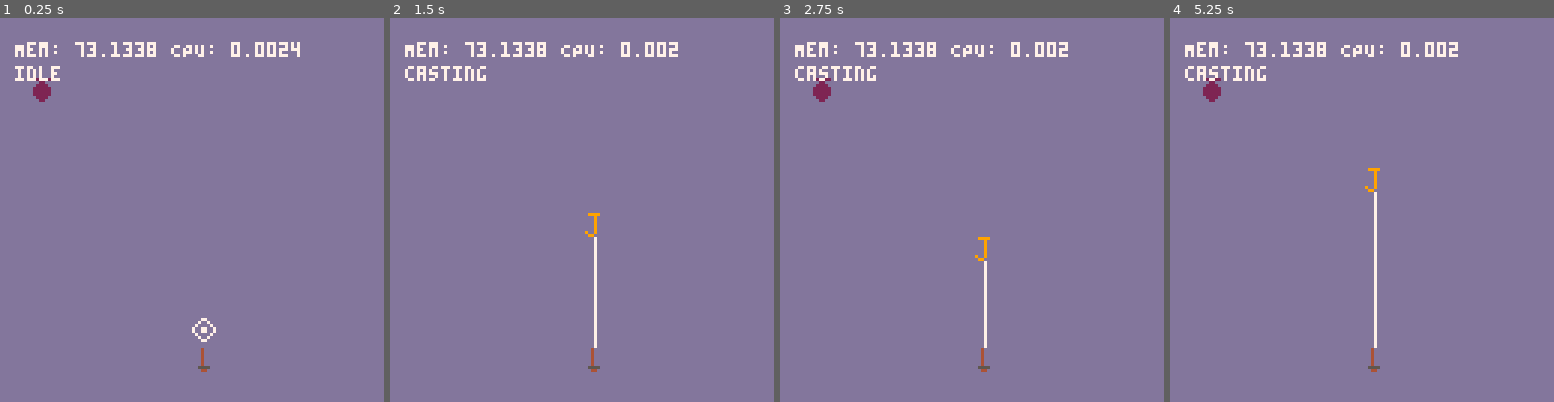
Above: before the commit, frames 1-4 (left to right).
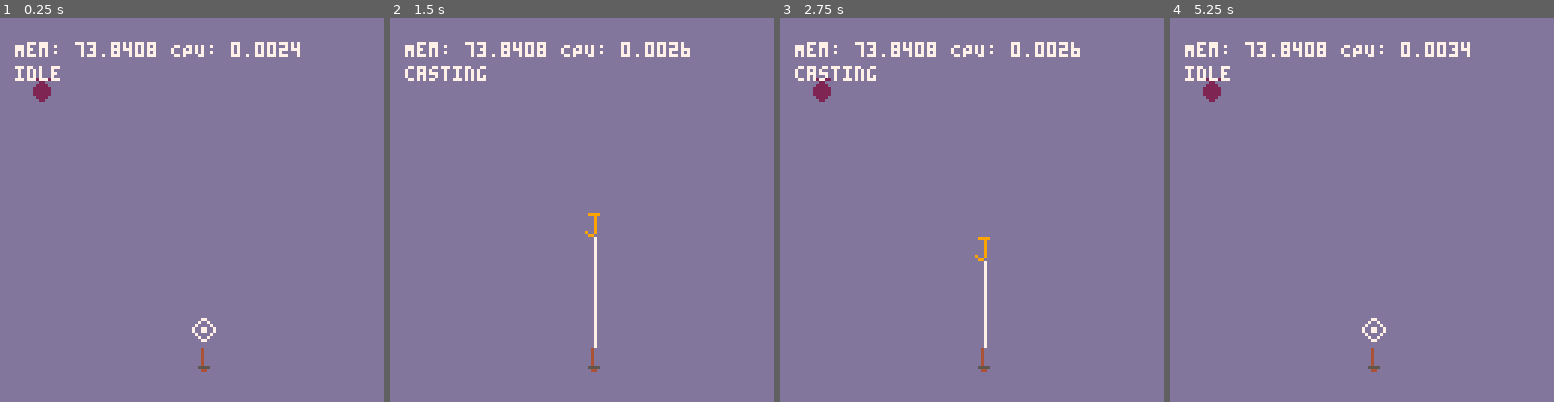
Above: after the commit, the same moments.

Repository: millwardesque/picofish
Game: PICO-8 cartridge fish.p8
The game is run twice, just before and just after one commit, with the same random seed, the same clock (stepped at 60 frames per second) and the same inputs.
Inputs:
- Up to frame 1 (0.25 s): no input
- Up to frame 2 (1.5 s): tap X (X key) at 0.33, 1.07 s; tap O (Z key) at 0.7 s
- Up to frame 3 (2.75 s): hold Right 1.6-2.1 s; tap O (Z key) at 1.7, 2.1, 2.5 s; tap X (X key) at 1.85 s; hold Up 2.15-2.42 s; hold Right from 2.47 s (still down)
- Up to frame 4 (5.25 s): tap O (Z key) every 0.4 s from 2.9 to 4.9 s; tap X (X key) at 2.97, 4.08, 5.2 s; release Right at 3.03 s; hold Left 3.08-3.58 s; hold Down 3.63-3.97 s; hold Right 4.02-4.68 s; hold Up 4.73-5.03 s; hold Left from 5.08 s (still down)

The runs differ from the first frame. In frame 1, 0.1% of the frame differs, in the area x 28-37%, y 6-11%; in frame 2, 0.2%; in frame 3, 0.2%; in frame 4, 1.0%, in the area x 3-79%, y 6-86%.

Commit message:
Added cast rotation limit and fixed cast-distance stop detection.

Diff:
--- a/fish.p8
+++ b/fish.p8
@@ -367,14 +367,16 @@
                 self.lure.x += self.vel.x
                 self.lure.y += self.vel.y
 
-                if self.lure.y <= self.y - 10 - self.cast_distance then
+                local distance = v2.mag(v2.mk(self.lure.x, self.lure.y) - v2.mk(self.x, self.y))
+                if distance >= self.cast_distance then
                     self.set_state(self, 'reeling')
                 end
             elseif self.state == 'reeling' then
                 self.lure.x += self.vel.x
                 self.lure.y += self.vel.y
 
-                if self.lure.y >= self.y - 10 then
+                local distance = v2.mag(v2.mk(self.lure.x, self.lure.y) - v2.mk(self.x, self.y))
+                if distance <= 12 then
                     self.set_state(self, 'idle')
                 end
             end
@@ -511,6 +513,7 @@
             if btnp(1) then
                 p1_rod.cast_angle -= 0.05
             end
+            p1_rod.cast_angle = mid(0.55, p1_rod.cast_angle, 0.95)
 
             -- @TODO Control cast distance
             -- @TODO Show cast distance meter
--- a/game.lua
+++ b/game.lua
@@ -53,6 +53,7 @@
             if btnp(1) then
                 p1_rod.cast_angle -= 0.05
             end
+            p1_rod.cast_angle = mid(0.55, p1_rod.cast_angle, 0.95)
 
             -- @TODO Control cast distance
             -- @TODO Show cast distance meter
--- a/lib/rod.lua
+++ b/lib/rod.lua
@@ -53,14 +53,16 @@
                 self.lure.x += self.vel.x
                 self.lure.y += self.vel.y
 
-                if self.lure.y <= self.y - 10 - self.cast_distance then
+                local distance = v2.mag(v2.mk(self.lure.x, self.lure.y) - v2.mk(self.x, self.y))
+                if distance >= self.cast_distance then
                     self.set_state(self, 'reeling')
                 end
             elseif self.state == 'reeling' then
                 self.lure.x += self.vel.x
                 self.lure.y += self.vel.y
 
-                if self.lure.y >= self.y - 10 then
+                local distance = v2.mag(v2.mk(self.lure.x, self.lure.y) - v2.mk(self.x, self.y))
+                if distance <= 12 then
                     self.set_state(self, 'idle')
                 end
             end
